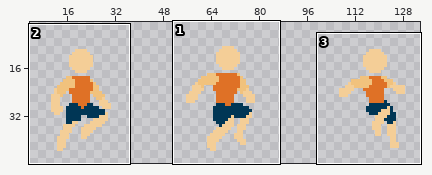
File history of a sprite sheet, assets/player/player_jump.png. The first picture is a wide view before the edit; the outline marks the close-up.
Close-up. Before the commit:
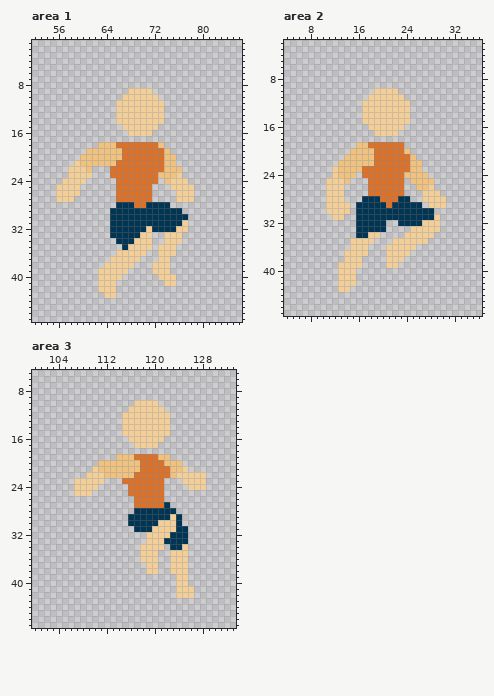
The file is 144x48 pixels. Shown: area 1: x 52..86, y 1..47; area 2: x 4..36, y 2..47; area 3: x 100..133, y 5..47. The wide view leaves out empty margins.
After the commit:
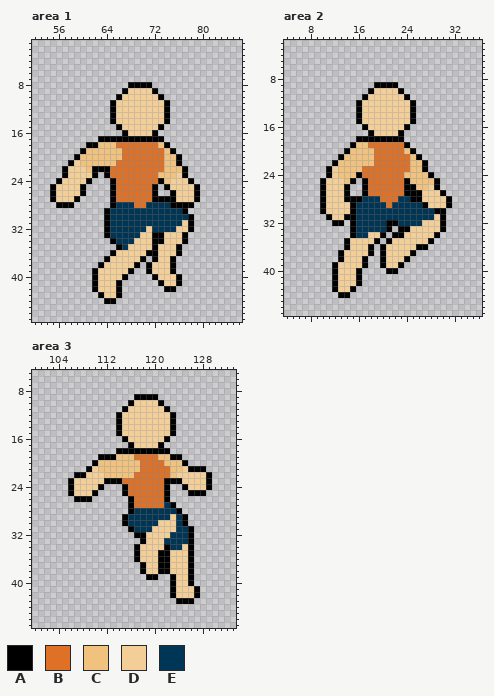
Palette (. is transparent): A #000000  B #df7126  C #f1c27d  D #f4ce97  E #003655
Edits made:
Area 1:
y 8: x 68..71 .... -> AAAA
y 9: x 67 . -> A; x 72 . -> A
y 10: x 66 . -> A; x 73 . -> A
y 11..14: x 65 . -> A; x 74 . -> A
y 15: x 66 . -> A; x 73 . -> A
y 16: x 67 . -> A; x 72 . -> A
y 17: x 63..73 ........... -> AAAAAAAAAAA
y 18: x 61..62 .. -> AA; x 74 . -> A
y 19: x 60 . -> A; x 75 . -> A
y 20: x 59 . -> A; x 76 . -> A
y 21: x 58 . -> A; x 76 . -> A
y 22: x 57 . -> A; x 62..64 ... -> AAA; x 77 . -> A
y 23: x 57 . -> A; x 62 . -> A; x 64 . -> A; x 77 . -> A
y 24: x 56 . -> A; x 61 . -> A; x 65 . -> A; x 73 . -> A; x 78 . -> A
y 25: x 55 . -> A; x 60 . -> A; x 65 . -> A; x 72 . -> A; x 74 . -> A; x 79 . -> A
y 26: x 55 . -> A; x 60 . -> A; x 65 . -> A; x 72 . -> A; x 75 . -> A; x 79 . -> A
y 27: x 55 . -> A; x 59 . -> A; x 65 . -> A; x 72..75 .... -> AAAA; x 79 . -> A
y 28: x 56..58 ... -> AAA; x 65 . -> A; x 75..78 .... -> AAAA
y 29: x 64 . -> A; x 77 . -> A
y 30..32: x 64 . -> A; x 78 . -> A
y 33: x 64 . -> A; x 72..73 .. -> AA; x 77 . -> A
y 34: x 65 . -> A; x 72..73 .. -> AA; x 77 . -> A
y 35: x 66 . -> A; x 72 . -> A; x 76 . -> A
y 36: x 65 . -> A; x 71..72 .. -> AA; x 76 . -> A
y 37: x 64 . -> A; x 70 . -> A; x 72 . -> A; x 75 . -> A
y 38: x 63 . -> A; x 69 . -> A; x 71 . -> A; x 75 . -> A
y 39: x 62 . -> A; x 68 . -> A; x 71 . -> A; x 75 . -> A
y 40: x 62 . -> A; x 67 . -> A; x 72 . -> A; x 76 . -> A
y 41: x 62 . -> A; x 66 . -> A; x 73 . -> A; x 76 . -> A
y 42: x 62 . -> A; x 66 . -> A; x 74..75 .. -> AA
y 43: x 63 . -> A; x 66 . -> A
y 44: x 64..65 .. -> AA
Area 2:
y 9: x 19..22 .... -> AAAA
y 10: x 18 . -> A; x 23 . -> A
y 11: x 17 . -> A; x 24 . -> A
y 12..15: x 16 . -> A; x 25 . -> A
y 16: x 17 . -> A; x 24 . -> A
y 17: x 18 . -> A; x 23 . -> A
y 18: x 16..23 ........ -> AAAAAAAA
y 19: x 15 . -> A; x 24 . -> A
y 20: x 14 . -> A; x 25 . -> A
y 21: x 13 . -> A; x 26 . -> A
y 22: x 12 . -> A; x 27 . -> A
y 23: x 11 . -> A; x 27 . -> A
y 24: x 11 . -> A; x 16 . -> A; x 28 . -> A
y 25: x 10 . -> A; x 15 . -> A; x 17 . -> A; x 24 . -> A; x 29 . -> A
y 26: x 10 . -> A; x 14 . -> A; x 17 . -> A; x 24..25 .. -> AA; x 29 . -> A
y 27: x 10 . -> A; x 14 . -> A; x 17 . -> A; x 24..26 ... -> AAA; x 30 . -> A
y 28: x 10 . -> A; x 14..16 ... -> AAA; x 25..26 .. -> AA; x 31 . -> A
y 29: x 10 . -> A; x 15 . -> A; x 27 . -> A; x 31 . -> A
y 30: x 10 . -> A; x 15 . -> A; x 29..30 .. -> AA
y 31: x 11 . -> A; x 14..15 .. -> AA; x 30 . -> A
y 32: x 12..13 .. -> AA; x 15 . -> A; x 21..22 .. -> AA; x 30 . -> A
y 33: x 15 . -> A; x 21 . -> A; x 23..24 .. -> AA; x 30 . -> A
y 34: x 15 . -> A; x 20 . -> A; x 22..23 .. -> AA; x 29 . -> A
y 35: x 14 . -> A; x 19 . -> A; x 21 . -> A; x 28 . -> A
y 36: x 14 . -> A; x 18 . -> A; x 20 . -> A; x 26..27 .. -> AA
y 37: x 13 . -> A; x 18 . -> A; x 20 . -> A; x 25 . -> A
y 38: x 13 . -> A; x 17 . -> A; x 20 . -> A; x 24 . -> A
y 39: x 12 . -> A; x 17 . -> A; x 20 . -> A; x 23 . -> A
y 40: x 12 . -> A; x 16 . -> A; x 21..22 .. -> AA
y 41..42: x 12 . -> A; x 16 . -> A
y 43: x 12 . -> A; x 15 . -> A
y 44: x 13..14 .. -> AA
Area 3:
y 9: x 117..120 .... -> AAAA
y 10: x 116 . -> A; x 121 . -> A
y 11: x 115 . -> A; x 122 . -> A
y 12..15: x 114 . -> A; x 123 . -> A
y 16: x 115 . -> A; x 122 . -> A
y 17: x 116 . -> A; x 121 . -> A
y 18: x 114..122 ......... -> AAAAAAAAA
y 19: x 111..113 ... -> AAA; x 123..124 .. -> AA
y 20: x 110 . -> A; x 125 . -> A
y 21: x 109 . -> A; x 126..128 ... -> AAA
y 22: x 107..108 .. -> AA; x 129 . -> A
y 23: x 106 . -> A; x 112..114 ... -> AAA; x 122..124 ... -> AAA; x 129 . -> A
y 24: x 106 . -> A; x 111 . -> A; x 115 . -> A; x 122 . -> A; x 125 . -> A; x 129 . -> A
y 25: x 106 . -> A; x 110 . -> A; x 115 . -> A; x 122 . -> A; x 126..128 ... -> AAA
y 26: x 107..109 ... -> AAA; x 116 . -> A; x 122 . -> A
y 27: x 116 . -> A; x 123 . -> A
y 28: x 116 . -> A; x 124 . -> A
y 29..30: x 115 . -> A; x 125 . -> A
y 31: x 116 . -> A; x 126 . -> A
y 32: x 117..118 .. -> AA; x 126 . -> A
y 33: x 118 . -> A; x 126 . -> A
y 34: x 117 . -> A; x 122 . -> A; x 126 . -> A
y 35..36: x 117 . -> A; x 121..122 .. -> AA; x 126 . -> A
y 37..38: x 118 . -> A; x 121..122 .. -> AA; x 126 . -> A
y 39: x 119..120 .. -> AA; x 123 . -> A; x 126 . -> A
y 40: x 123 . -> A; x 126 . -> A
y 41..42: x 123 . -> A; x 127 . -> A
y 43: x 124..126 ... -> AAA
Pixel boxes of the changes (left, top, right, bottom) in both close-ups:
added: (50, 82, 200, 304)
added: (320, 82, 452, 298)
added: (68, 394, 212, 604)
